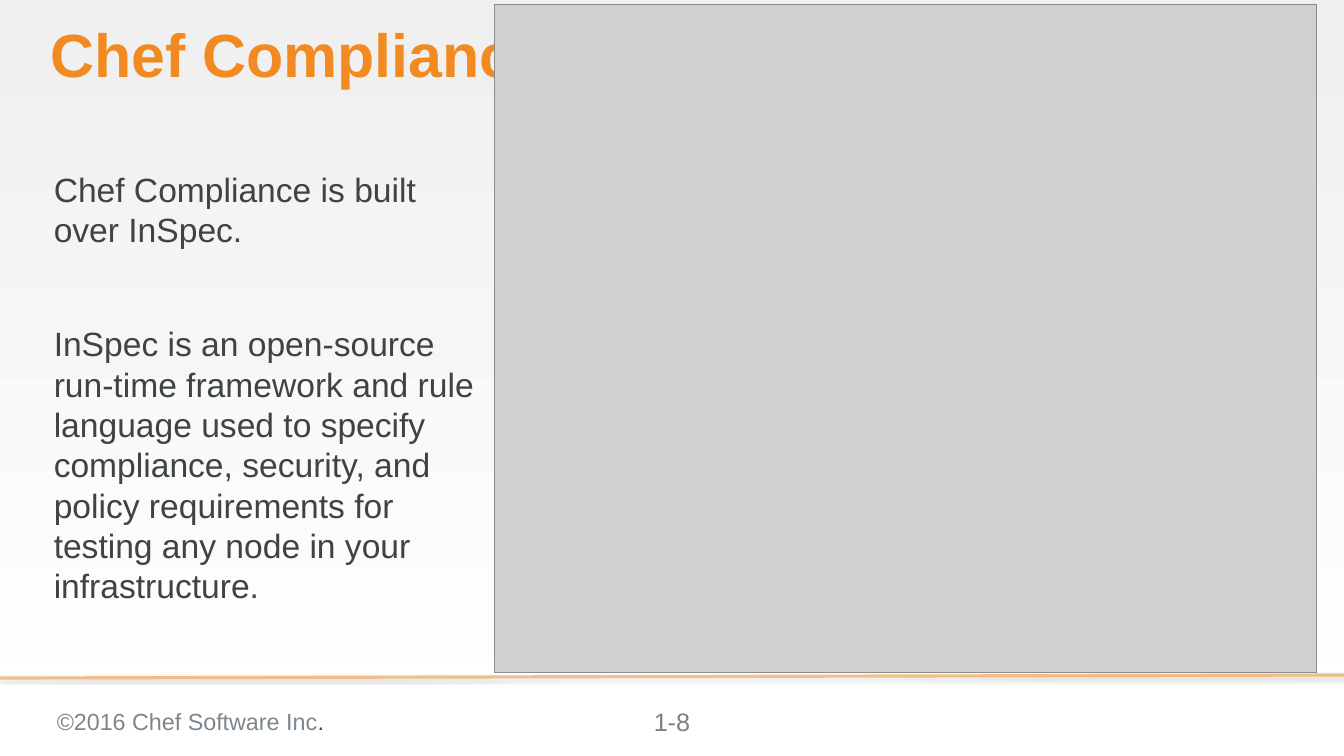
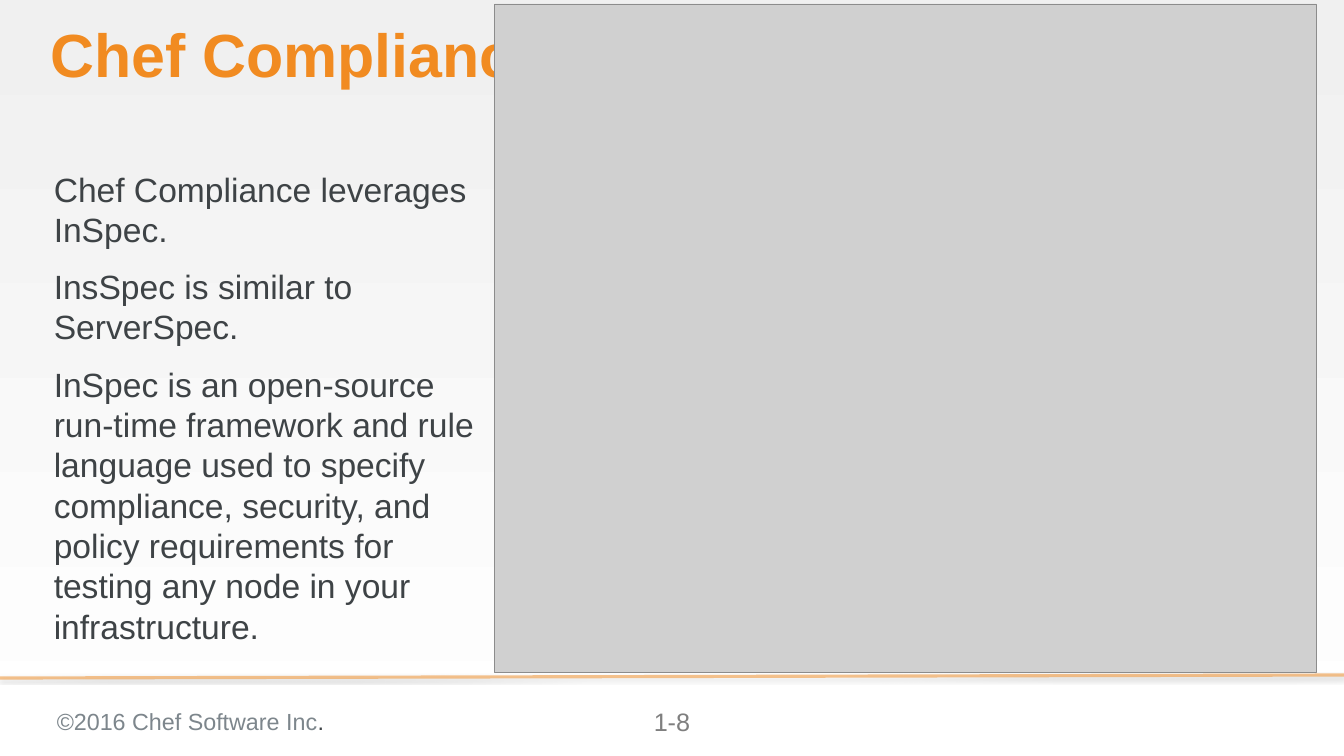
Before and after one commit to bchamby/chef-compliance-installation-configuration-operation, a slide deck: slide 8 of 01-Intro.pptx. Drawn at 1344x756 pixels with LibreOffice and Linux fonts; fonts in the diff are those of the drawing; grey boxes stand for pictures; background and template pictures are left out. Boxes give left, top, right and bottom in pixels: in the first picture for what was removed or moved away, otherwise in the second. Text is boxed around its words. In the diff, an @@ line names an element or a change of style, - is before the commit and + after.

```diff
--- a/01-Intro.pptx
+++ b/01-Intro.pptx
@@ text at (54,177,467,346): text changed @@
-Chef Compliance is built over InSpec.
+Chef Compliance leverages InSpec.
+InsSpec is similar to ServerSpec.
```
Also in this commit, not shown: 5 other slides changed, 1 slide added, 1 slide removed.
